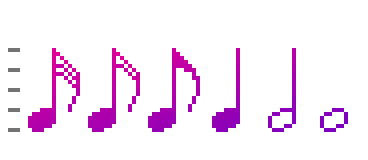
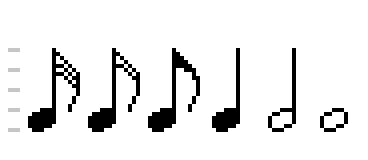
Revision of a layered 368 x 160 image; what changed, layer by layer:
added layer "Layer 5" (saturation) in group "Group 1" over [28, 48, 348, 132]
added layer "Layer 4 copy" in group "Group 1" over [28, 48, 348, 132]
painted on "Layer 3" over [8, 48, 20, 132]
